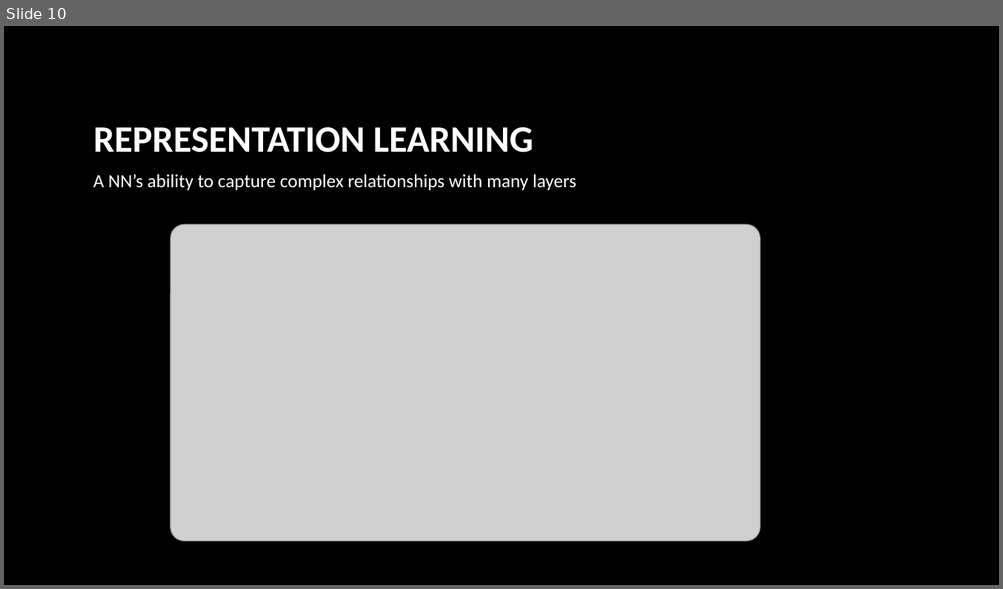
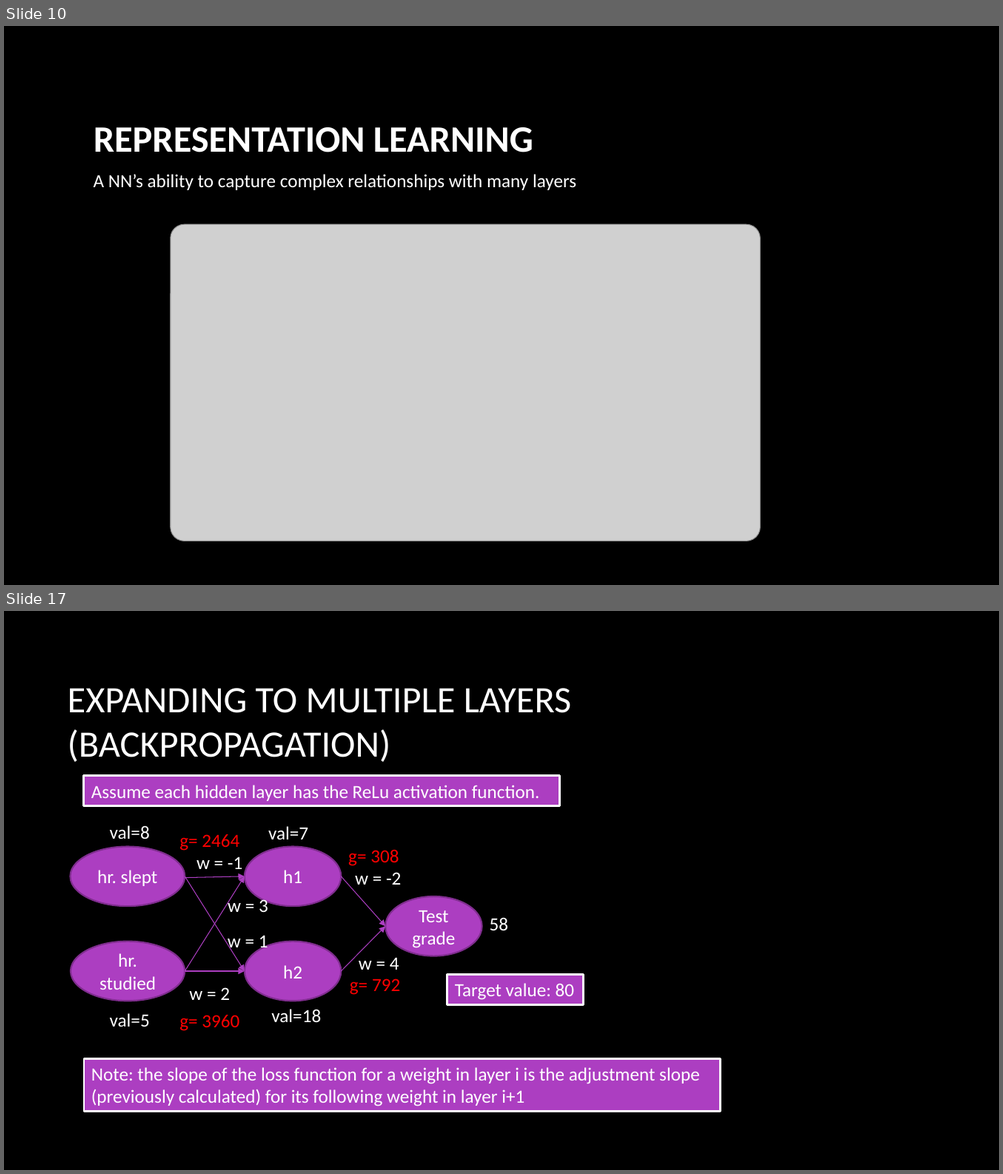
Before and after one commit to josiahcoad/IntroNeuralNetworks, a slide deck: Presentations/presentation_chapter1.pptx. Shown one above the other, each under a label of ours: slide 10 before the commit, slides 10 and 17 after it; the slides between them are not shown. The pictures are 1003x589 and 1003x1174 pixels, drawn with LibreOffice and Linux fonts; fonts in the diff are those of the drawing; grey boxes stand for pictures; background and template pictures are left out. Boxes give left, top, right and bottom in pixels: in the first picture for what was removed or moved away, otherwise in the second. Text is boxed around its words. In the diff, an @@ line names an element or a change of style, - is before the commit and + after.

```diff
--- a/Presentations/presentation_chapter1.pptx
+++ b/Presentations/presentation_chapter1.pptx
@@ slide 17 added at (4, 611, 999, 1170), background picture (left out) @@
@@ title added at (68, 688, 572, 762), 36 pt, text #FFFFFF @@
+EXPANDING TO MULTIPLE LAYERS (BACKPROPAGATION)
@@ rectangle added at (84, 776, 559, 806), fill #AC3EC1, outline #FFFFFF 2 pt, 18 pt, text #FFFFFF @@
+Assume each hidden layer has the ReLu activation function.
@@ text added at (110, 826, 150, 840), 18 pt, text #FFFFFF @@
+val=8
@@ text added at (268, 826, 308, 840), 18 pt, text #FFFFFF @@
+val=7
@@ ellipse added at (71, 847, 185, 906), fill #AC3EC1, outline #7F2E8F 1.5 pt, 18 pt, text #FFFFFF @@
+hr. slept
@@ text added at (179, 834, 239, 851), 18 pt, text #FF0000 @@
+g= 2464
@@ ellipse added at (244, 847, 341, 906), fill #AC3EC1, outline #7F2E8F 1.5 pt, 18 pt, text #FFFFFF @@
+h1
@@ text added at (348, 849, 398, 866), 18 pt, text #FF0000 @@
+g= 308
@@ arrow added from (185, 878) to (244, 877), #AC3EC1 0.75 pt @@
@@ arrow added from (185, 971) to (244, 877), #AC3EC1 0.75 pt @@
@@ arrow added from (185, 877) to (244, 971), #AC3EC1 0.75 pt @@
@@ text added at (196, 857, 242, 874), 18 pt, text #FFFFFF @@
+w = -1
@@ arrow added from (341, 877) to (385, 926), #AC3EC1 0.75 pt @@
@@ text added at (355, 872, 401, 885), 18 pt, text #FFFFFF @@
+w = -2
@@ text added at (227, 897, 268, 912), 18 pt, text #FFFFFF @@
+w = 3
@@ ellipse added at (385, 897, 481, 957), fill #AC3EC1, outline #7F2E8F 1.5 pt, 18 pt, text #FFFFFF @@
+Test grade
@@ text added at (489, 917, 509, 931), 18 pt, text #FFFFFF @@
+58
@@ ellipse added at (71, 942, 185, 1001), fill #AC3EC1, outline #7F2E8F 1.5 pt, 18 pt, text #FFFFFF @@
+hr. studied
@@ text added at (227, 935, 268, 952), 18 pt, text #FFFFFF @@
+w = 1
@@ ellipse added at (244, 942, 341, 1001), fill #AC3EC1, outline #7F2E8F 1.5 pt, 18 pt, text #FFFFFF @@
+h2
@@ arrow added from (341, 971) to (385, 926), #AC3EC1 0.75 pt @@
@@ text added at (358, 957, 399, 970), 18 pt, text #FFFFFF @@
+w = 4
@@ arrow added from (185, 971) to (244, 971), #AC3EC1 0.75 pt @@
@@ text added at (189, 988, 230, 1000), 18 pt, text #FFFFFF @@
+w = 2
@@ text added at (350, 979, 400, 995), 18 pt, text #FF0000 @@
+g= 792
@@ rectangle added at (447, 975, 583, 1005), fill #AC3EC1, outline #FFFFFF 2 pt, 18 pt, text #FFFFFF @@
+Target value: 80
@@ text added at (271, 1009, 321, 1022), 18 pt, text #FFFFFF @@
+val=18
@@ text added at (110, 1014, 150, 1027), 18 pt, text #FFFFFF @@
+val=5
@@ text added at (179, 1015, 239, 1031), 18 pt, text #FF0000 @@
+g= 3960
@@ rectangle added at (84, 1059, 720, 1113), fill #AC3EC1, outline #FFFFFF 2 pt, 18 pt, text #FFFFFF @@
+Note: the slope of the loss function for a weight in layer i is the adjustment slope
+(previously calculated) for its following weight in layer i+1
```
Also in this commit, not shown: 14 other slides added, 3 other files.
